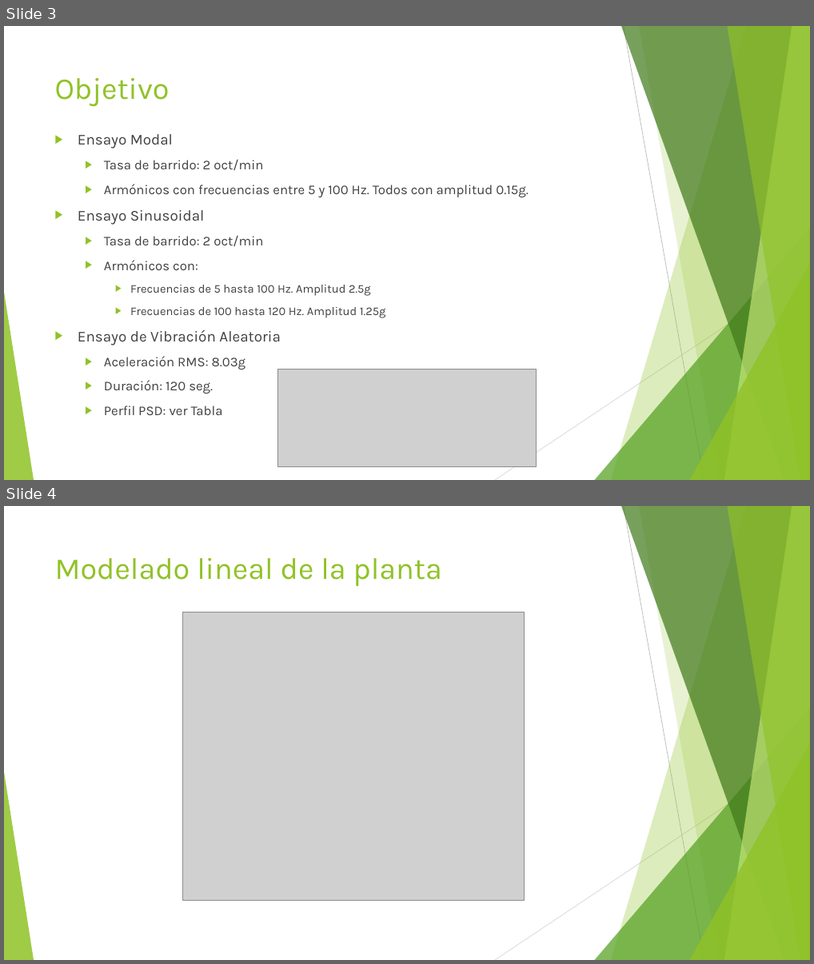
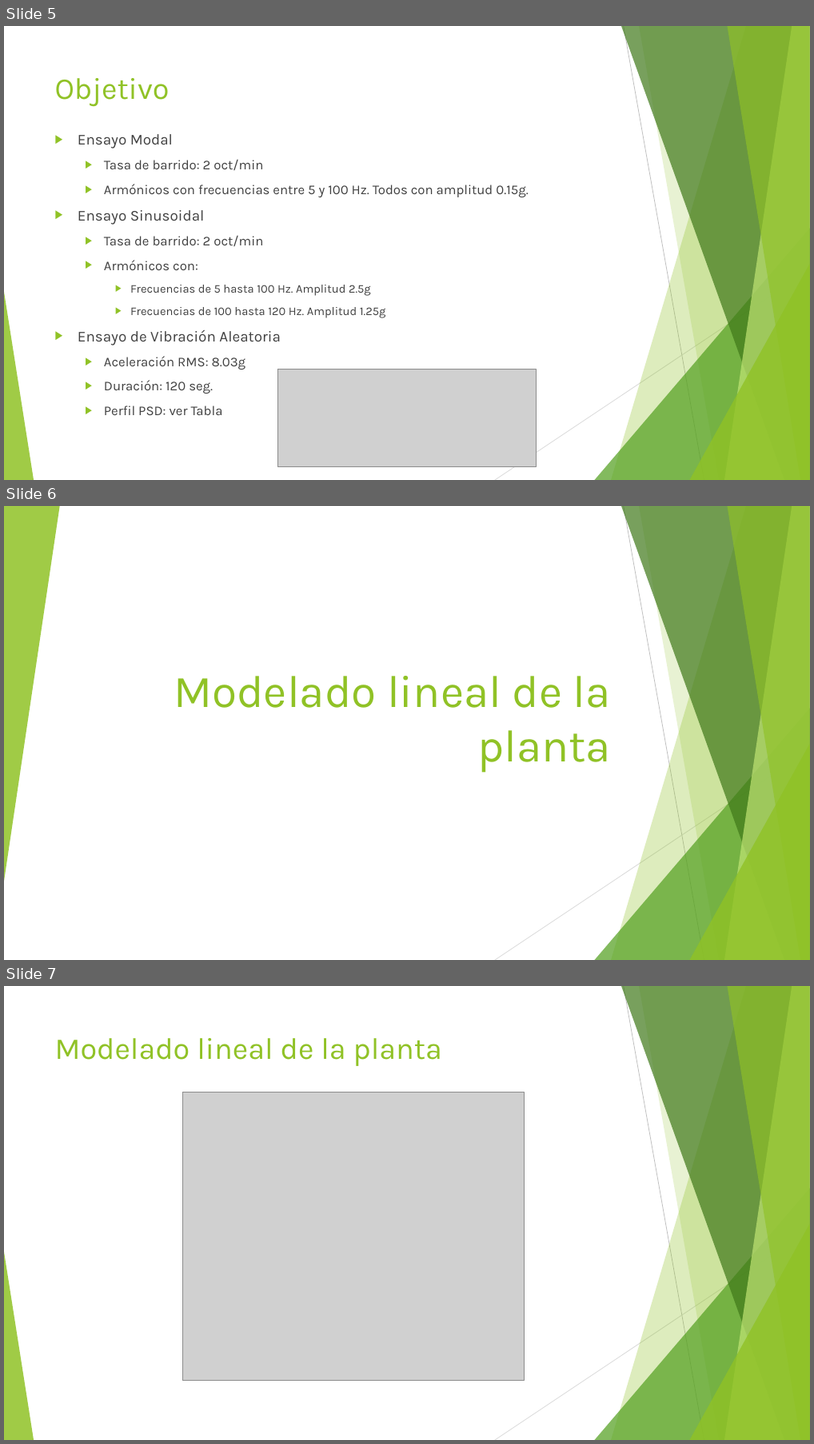
Before and after one commit to Panchardo/ControlYSistemas2025, a slide deck: Proyecto Final/Control de excitador electrodinámico para pruebas de vibraciones.pptx. Shown one above the other, each under a label of ours: slides 3 and 4 before the commit, slides 5, 6 and 7 after it. The pictures are 814x964 and 814x1444 pixels, drawn with LibreOffice and Linux fonts; fonts in the diff are those of the drawing; grey boxes stand for pictures. Boxes give left, top, right and bottom in pixels: in the first picture for what was removed or moved away, otherwise in the second. Text is boxed around its words. In the diff, an @@ line names an element or a change of style, - is before the commit and + after.

```diff
--- a/Proyecto Final/Control de excitador electrodinámico para pruebas de vibraciones.pptx
+++ b/Proyecto Final/Control de excitador electrodinámico para pruebas de vibraciones.pptx
@@ slide 6 added at <box>4,506,810,960</box>, background #FFFFFF; not listed: 9 template elements that a slide beside it also shows @@
@@ triangle added at <box>4,506,60,881</box>, fill #90C226 at 85% opacity @@
@@ title added at <box>174,676,611,772</box>, 54 pt, text #90C226 @@
+Modelado lineal de la planta
@@ what was slide 3 is now slide 5 @@
@@ what was slide 4 is now slide 7 @@
```
Also in this commit, not shown: 1 slide changed, 4 other slides added, 2 other files.
